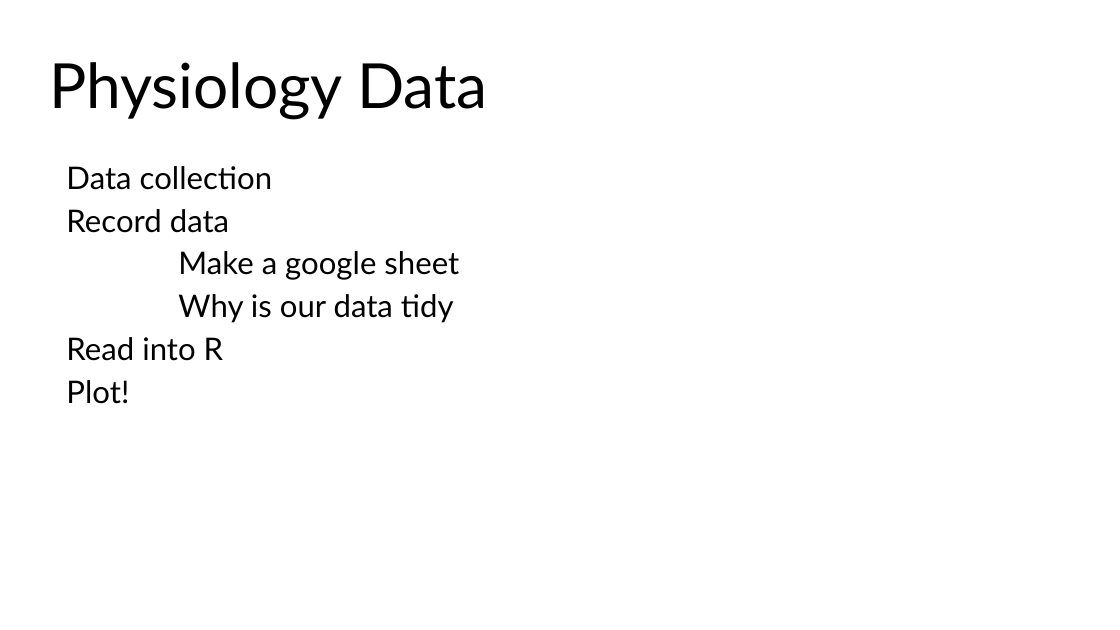
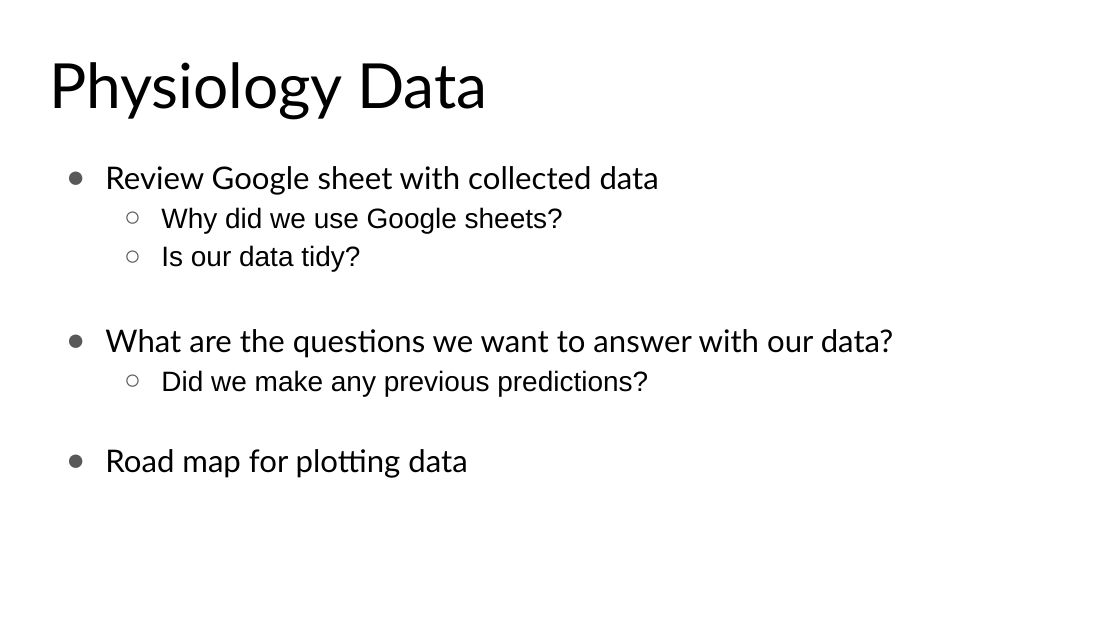
Before and after one commit to mjhemmerlein/MtBlueSky-Workshop-2026, a slide deck: slide 7 of Workshop-Sessions/Introduction-to-Coding/Data_Wrangling.pptx. Drawn at 1120x630 pixels with LibreOffice and Linux fonts; fonts in the diff are those of the drawing. Boxes give left, top, right and bottom in pixels: in the first picture for what was removed or moved away, otherwise in the second. Text is boxed around its words. In the diff, an @@ line names an element or a change of style, - is before the commit and + after.

```diff
--- a/Workshop-Sessions/Introduction-to-Coding/Data_Wrangling.pptx
+++ b/Workshop-Sessions/Introduction-to-Coding/Data_Wrangling.pptx
@@ text at <box>105,166,894,478</box>: text changed @@
-Data collection
-Record data
-Make a google sheet
-Why is our data tidy
-Read into R
-Plot!
+● Review Google sheet with collected data
+  ○ Why did we use Google sheets?
+  ○ Is our data tidy?
+● What are the questions we want to answer with our data?
+  ○ Did we make any previous predictions?
+● Road map for plotting data
```
Also in this commit, not shown: 4 other files.
